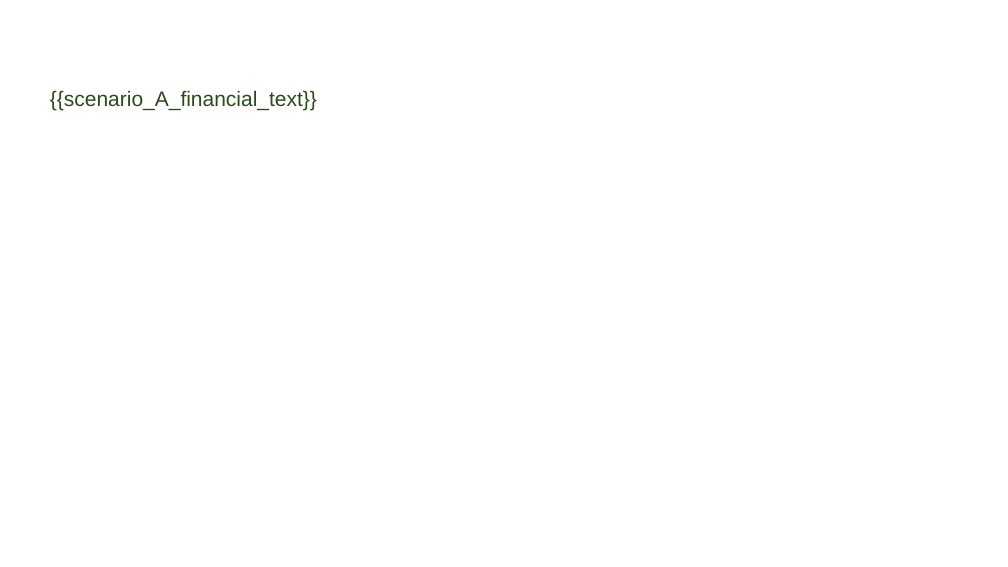
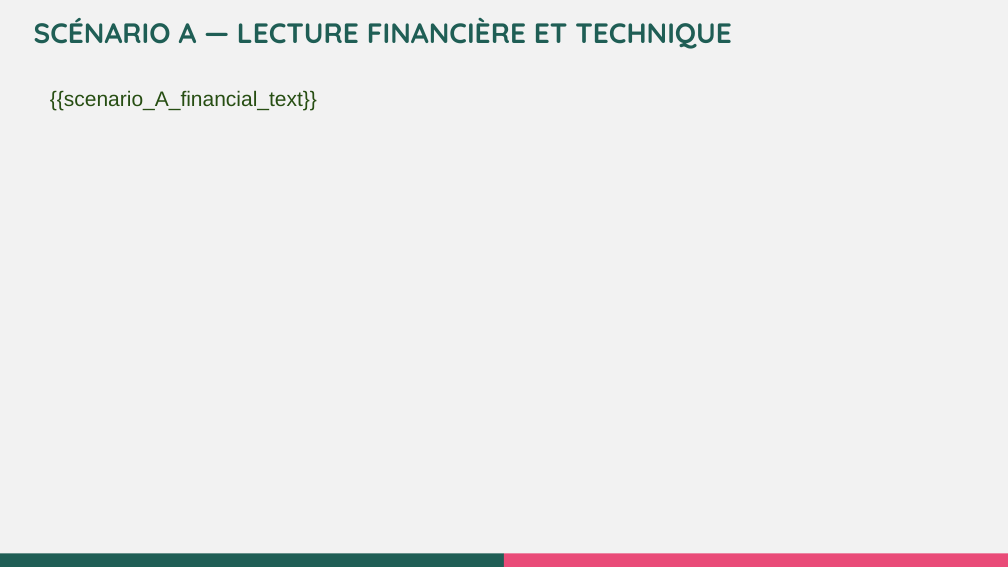
Before and after one commit to jarchibarlou-hash/barlo-mapbox-service, a slide deck: slide 7 of template_diagnostic.pptx. Drawn at 1008x567 pixels with LibreOffice and Linux fonts; fonts in the diff are those of the drawing; background and template pictures are left out. Boxes give left, top, right and bottom in pixels: in the first picture for what was removed or moved away, otherwise in the second. Text is boxed around its words. In the diff, an @@ line names an element or a change of style, - is before the commit and + after.

```diff
--- a/template_diagnostic.pptx
+++ b/template_diagnostic.pptx
@@ background picture (left out) to #F2F2F2 @@
@@ text added at bbox=[34, 18, 732, 49], 20 pt, text #1F5E55, bold @@
+SCÉNARIO A — LECTURE FINANCIÈRE ET TECHNIQUE
@@ rectangle added at bbox=[0, 553, 504, 567], fill #1F5E55 @@
@@ rectangle added at bbox=[504, 553, 1008, 567], fill #E94B78 @@
```
Also in this commit, not shown: 17 other slides changed, 6 other files.
